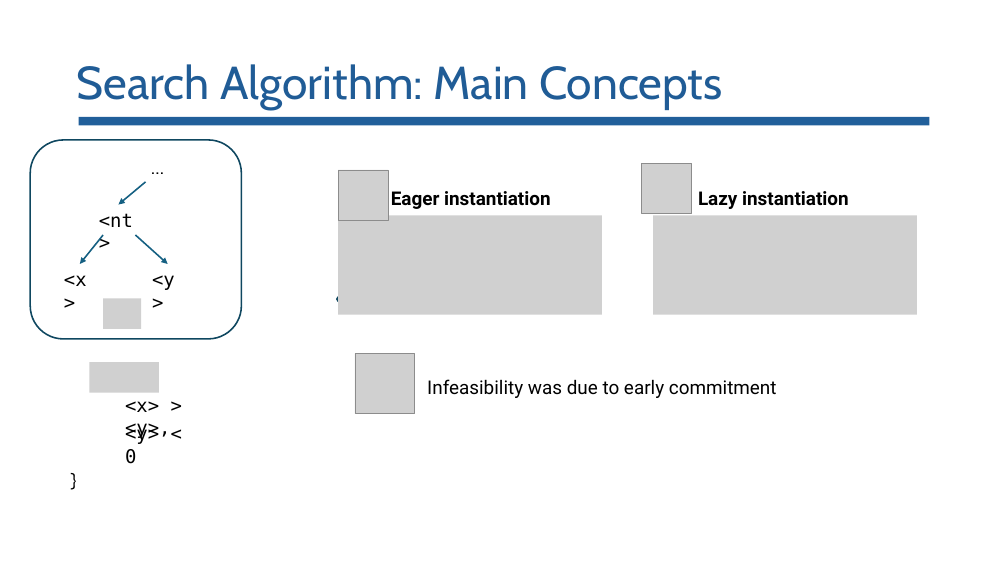
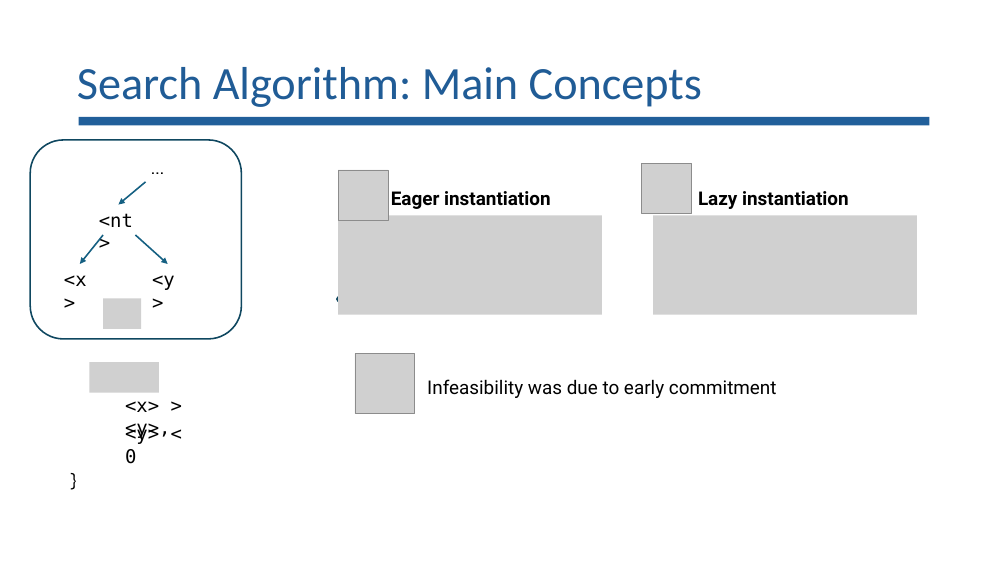
Before and after one commit to lorchrob/goblin_slides, a slide deck: slide 59 of goblin_slides.pptx (slide 58 before the commit). Drawn at 1008x567 pixels with LibreOffice and Linux fonts; fonts in the diff are those of the drawing; grey boxes stand for pictures. Boxes give left, top, right and bottom in pixels: in the first picture for what was removed or moved away, otherwise in the second. Text is boxed around its words. In the diff, an @@ line names an element or a change of style, - is before the commit and + after.

```diff
--- a/goblin_slides.pptx
+++ b/goblin_slides.pptx
@@ title "Search Algorithm: Main Concepts" at <box>77,67,702,107</box>: font Cabin to Calibri @@
```
Also in this commit, not shown: 18 other slides changed, 2 slides added, 1 slide removed.
